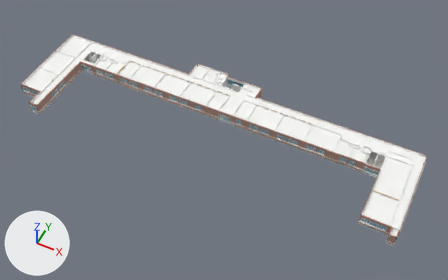
Before and after pictures for a commit that changed the glTF model models/main_1F.glb.
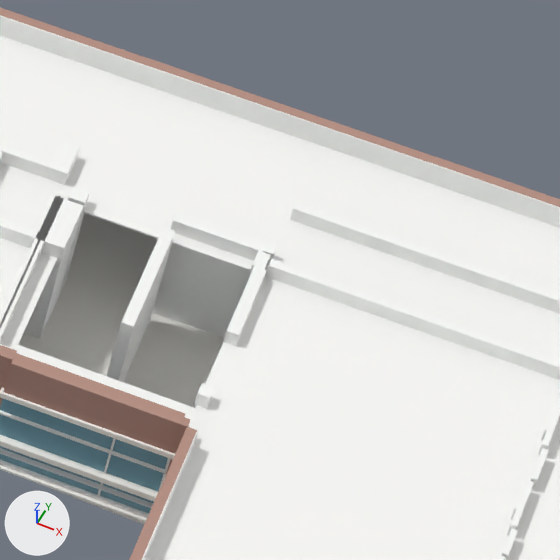
There are two pictures of each version: one whole from a camera (50 mm lens) standing at (62.0, -102.7, 135.7) and looking at (7.0, 7.4, -1.8), one close up on the part from 81% to 92% of the width and 48% to 65% of the height. Every picture has the same lights, and +X, +Y and +Z are marked at lower left. The first two pictures are the older version. Where no turn or scale is listed for an object, it has been applied to the vertices. Vertices at exactly the same position are counted once.

Objects in the first close-up: 'main_1F__brick', 'main_1F__ceil', 'main_1F__corrFloor', 'main_1F__frameW', 'main_1F__glass', 'main_1F__rail', 'main_1F__wallIn', 'main_1F__white'.
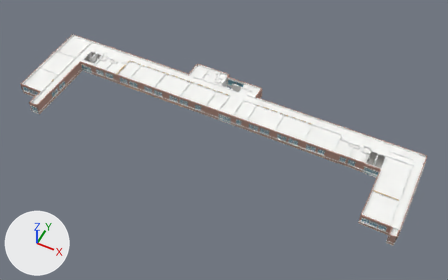
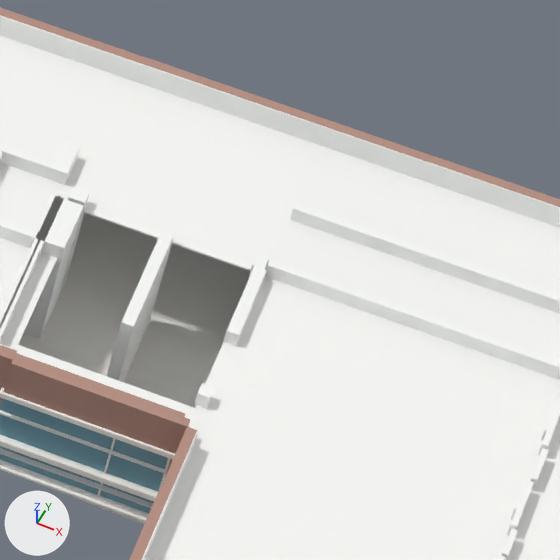
What differs and where, as boxes (x1, y1, x2, y2) in the close-ups (560 x 560 px):
part 1 of me_main_1f__wallin, cut back
    before: (152, 211, 277, 338)
    after: (253, 251, 271, 270)

The edits, one by one:
me_main_1f__wallin is used by ob_main_1f__wallin; location (2.38, 9.5, 1.8).
me_main_1f__wallin had 4764 vertices, 8384 faces and spanned x -60.1..60.1, y -19.2..19.2, z -1.8..1.8.
me_main_1f__wallin now has 4750 vertices, 8360 faces and spans x -60.1..60.1, y -19.2..19.2, z -1.8..1.8.
Part 1, on me_main_1f__wallin:
14 vertices are removed from x 47.6..50.0, y 9.1..9.4, z -1.8..1.5.
29 faces are deleted.
5 new faces join them.
